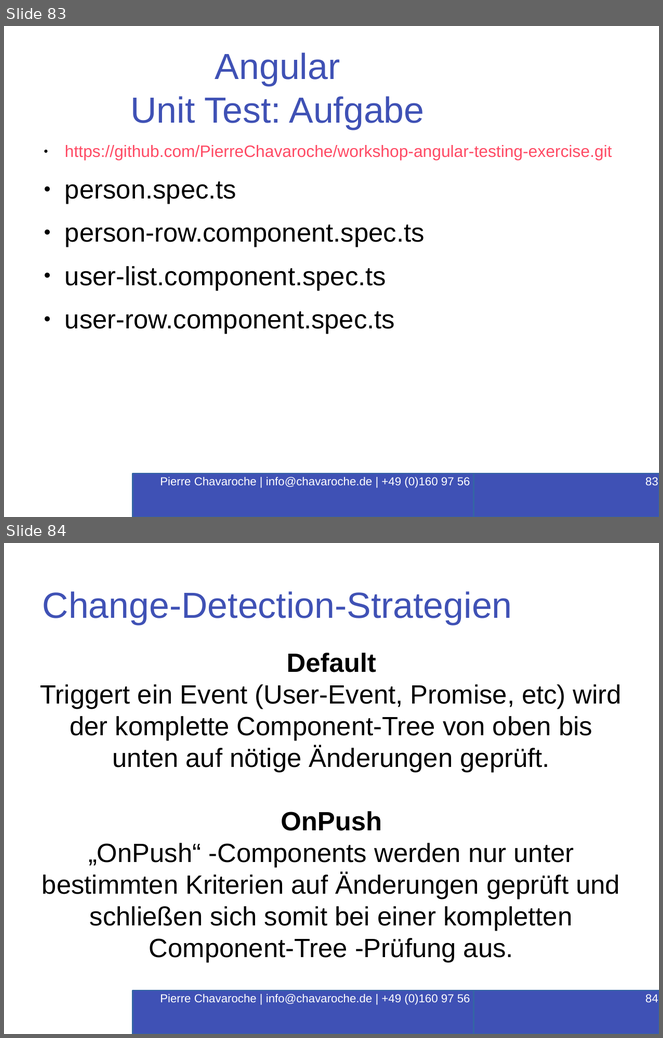
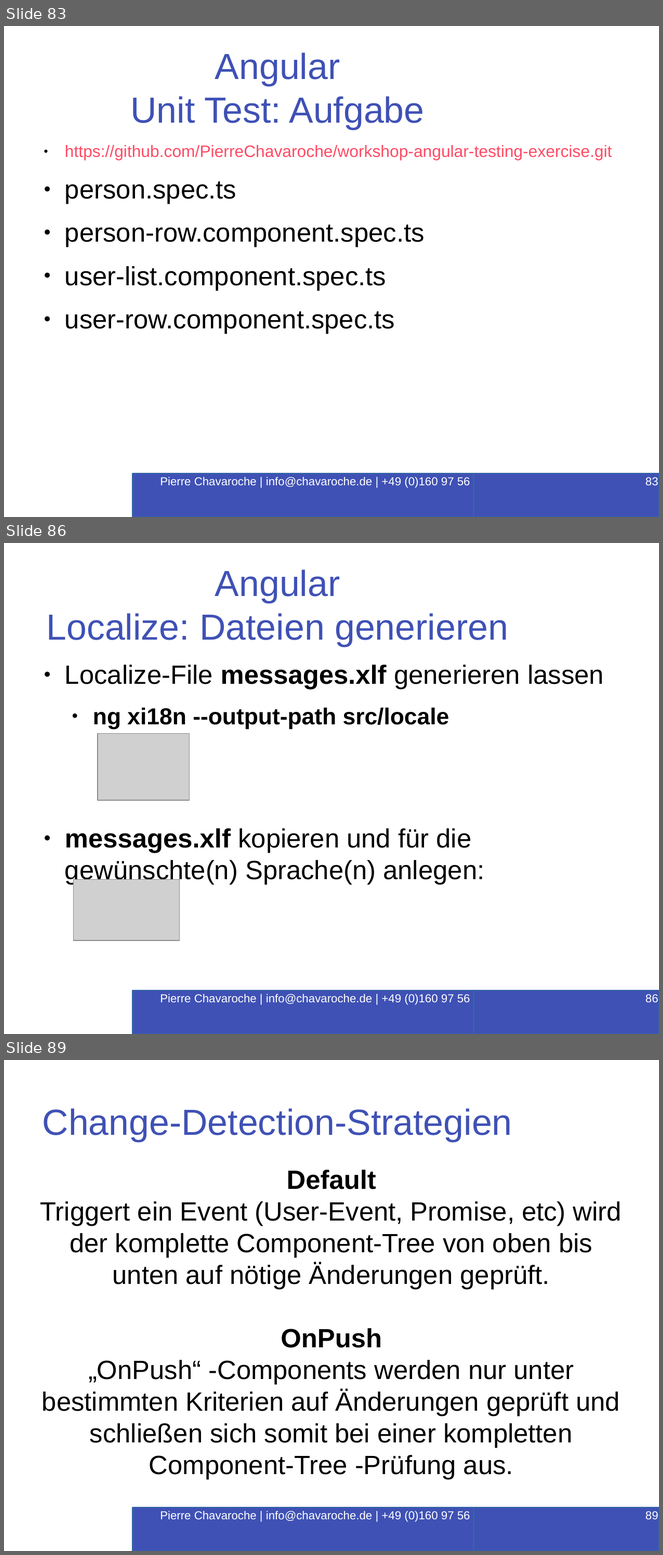
Before and after one commit to PierreChavaroche/workshop-presentation, a slide deck: Angular-RxJS.odp. Shown one above the other, each under a label of ours: slides 83 and 84 before the commit, slides 83, 86 and 89 after it; the slides between them are not shown. The pictures are 663x1038 and 663x1555 pixels, drawn with LibreOffice and Linux fonts; fonts in the diff are those of the drawing; grey boxes stand for pictures; background and template pictures are left out. Boxes give left, top, right and bottom in pixels: in the first picture for what was removed or moved away, otherwise in the second. Text is boxed around its words. In the diff, an @@ line names an element or a change of style, - is before the commit and + after.

```diff
--- a/Angular-RxJS.odp
+++ b/Angular-RxJS.odp
@@ slide 86 added at box(4, 543, 659, 1034), background #FFFFFF @@
@@ title added at box(46, 570, 508, 646), 44 pt, text #3F51B5 @@
+Angular
+Localize: Dateien generieren
@@ text added at box(65, 665, 604, 885), 32 pt, text #000000 @@
+● Localize-File messages.xlf generieren lassen
+  ● ng xi18n --output-path src/locale
+● messages.xlf kopieren und für die gewünschte(n) Sprache(n) anlegen:
@@ picture added at box(98, 734, 189, 800) @@
@@ picture added at box(74, 879, 179, 941) @@
@@ rectangle added at box(133, 991, 531, 1034), fill #3F51B5, outline #3465A4 1.5 pt, 14 pt, text #FFFFFF @@
+Pierre Chavaroche | info@chavaroche.de | +49 (0)160 97 56 16 87
@@ page number added at box(474, 991, 659, 1034), fill #3F51B5, outline #3465A4 1.5 pt, 14 pt, text #FFFFFF @@
+86
@@ what was slide 84 is now slide 89 @@
@@ page number at box(646, 1511, 659, 1520): text changed @@
-84
+89
```
Also in this commit, not shown: 4 other slides added, 7 other files.
